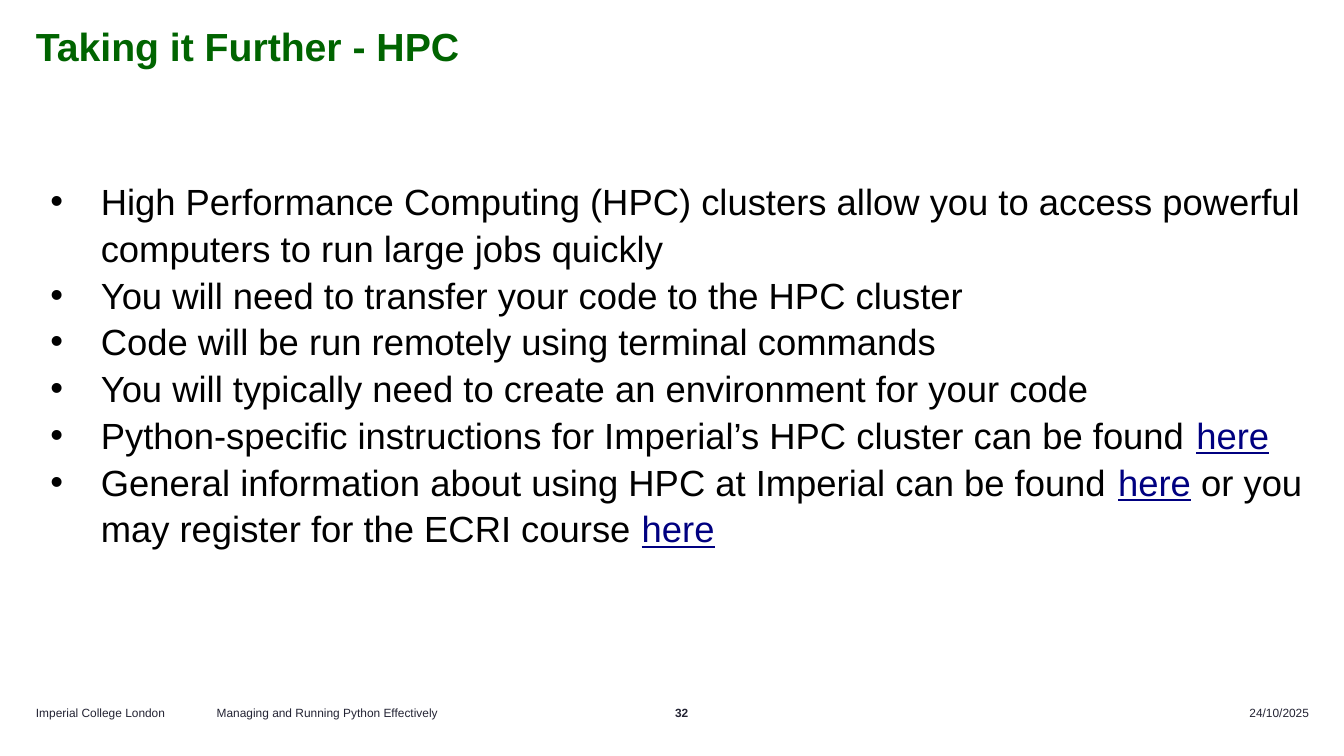
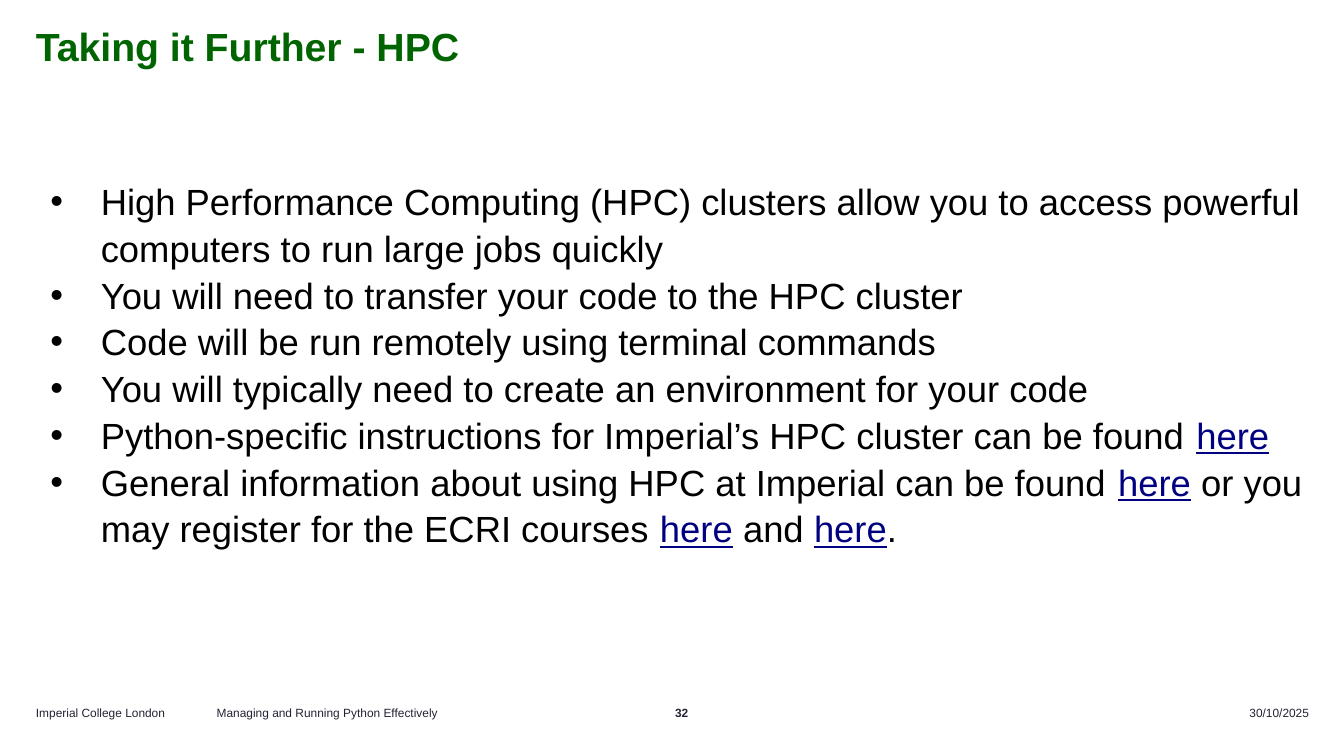
Before and after one commit to ImperialCollegeLondon/RCDS-managing-and-running-python-effectively, a slide deck: slide 32 of Managing and Running Python Effectively.pptx. Drawn at 1344x756 pixels with LibreOffice and Linux fonts; fonts in the diff are those of the drawing. Boxes give left, top, right and bottom in pixels: in the first picture for what was removed or moved away, otherwise in the second. Text is boxed around its words. In the diff, an @@ line names an element or a change of style, - is before the commit and + after.

Commit message:
Updated course links

```diff
--- a/Managing and Running Python Effectively.pptx
+++ b/Managing and Running Python Effectively.pptx
@@ text at (101,469,1303,550): text changed @@
-• General information about using HPC at Imperial can be found here or you may register for the ECRI course here
+• General information about using HPC at Imperial can be found here or you may register for the ECRI courses here and here.
@@ text at (1249,708,1309,717): text changed @@
-24/10/2025
+30/10/2025
```
Also in this commit, not shown: 32 other slides changed.
